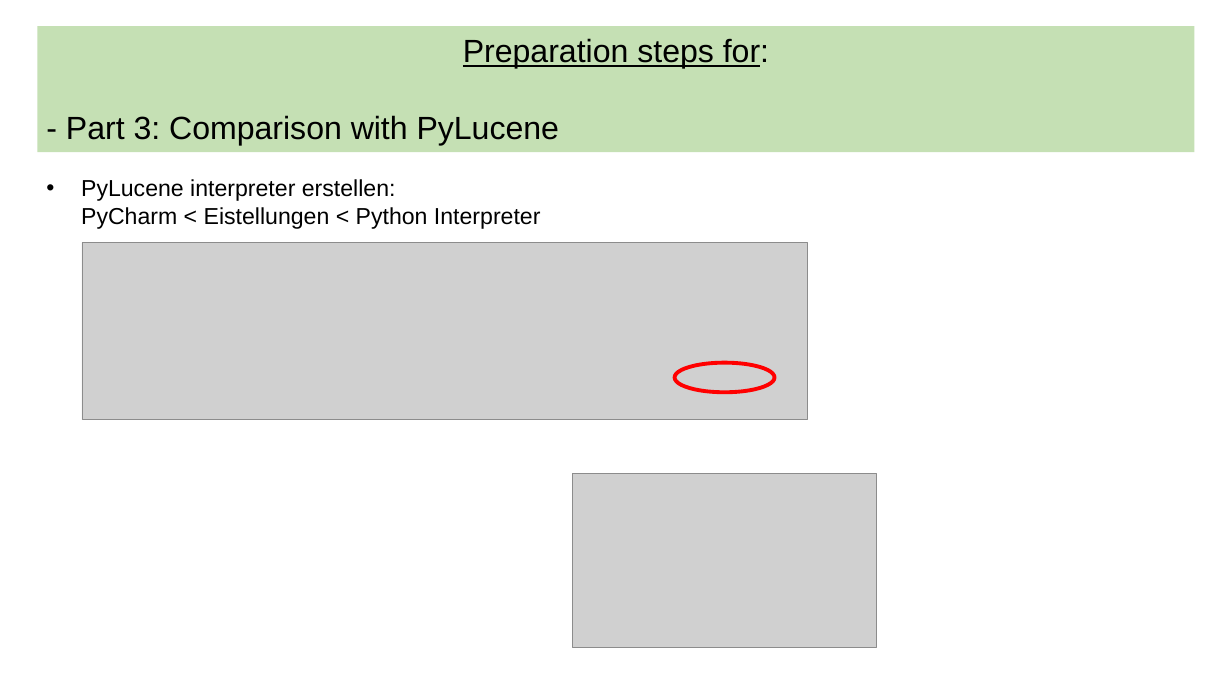
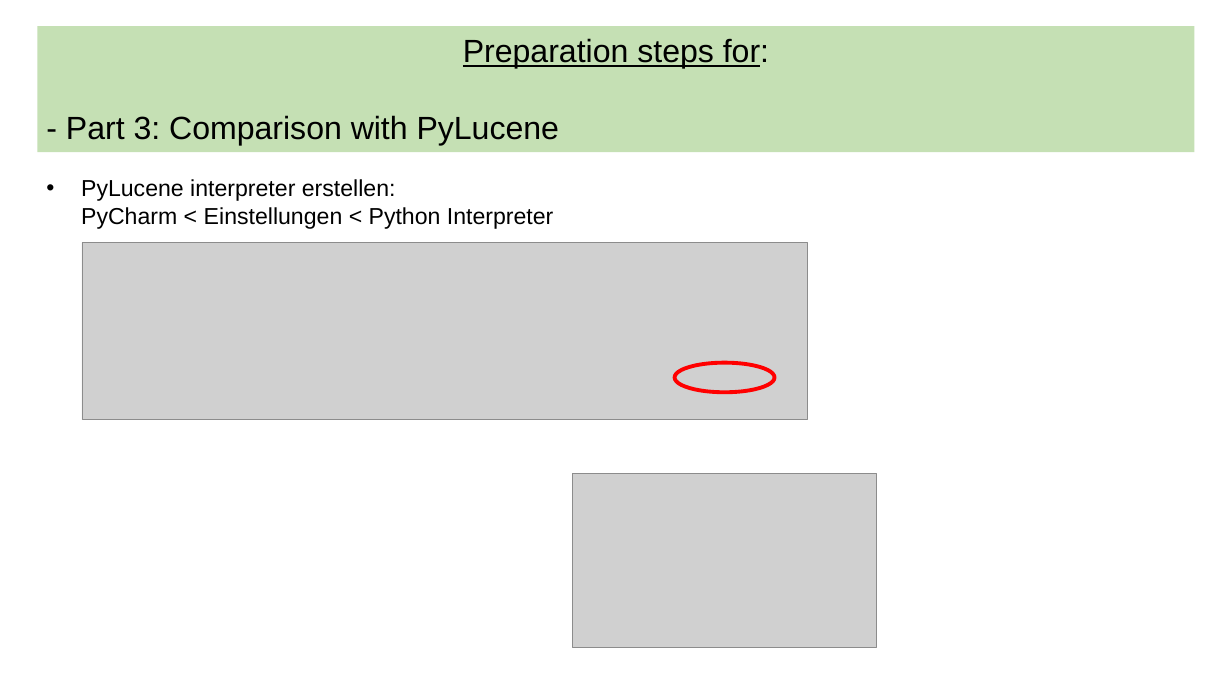
Before and after one commit to TheofanisTsiantas/CAS_IE_InformationRetrieval, a slide deck: slide 10 of Installation_SetUp.pptx. Drawn at 1232x693 pixels with LibreOffice and Linux fonts; fonts in the diff are those of the drawing; grey boxes stand for pictures. Boxes give left, top, right and bottom in pixels: in the first picture for what was removed or moved away, otherwise in the second. Text is boxed around its words. In the diff, an @@ line names an element or a change of style, - is before the commit and + after.

Commit message:
Updated .pptx
Fixed some typos and rephrased Part3

```diff
--- a/Installation_SetUp.pptx
+++ b/Installation_SetUp.pptx
@@ text at box(81, 179, 553, 229): text changed @@
-• PyLucene interpreter erstellen:
-  PyCharm < Eistellungen < Python Interpreter
+• PyLucene interpreter erstellen:
+  PyCharm < Einstellungen < Python Interpreter
```
Also in this commit, not shown: 2 other slides changed.
